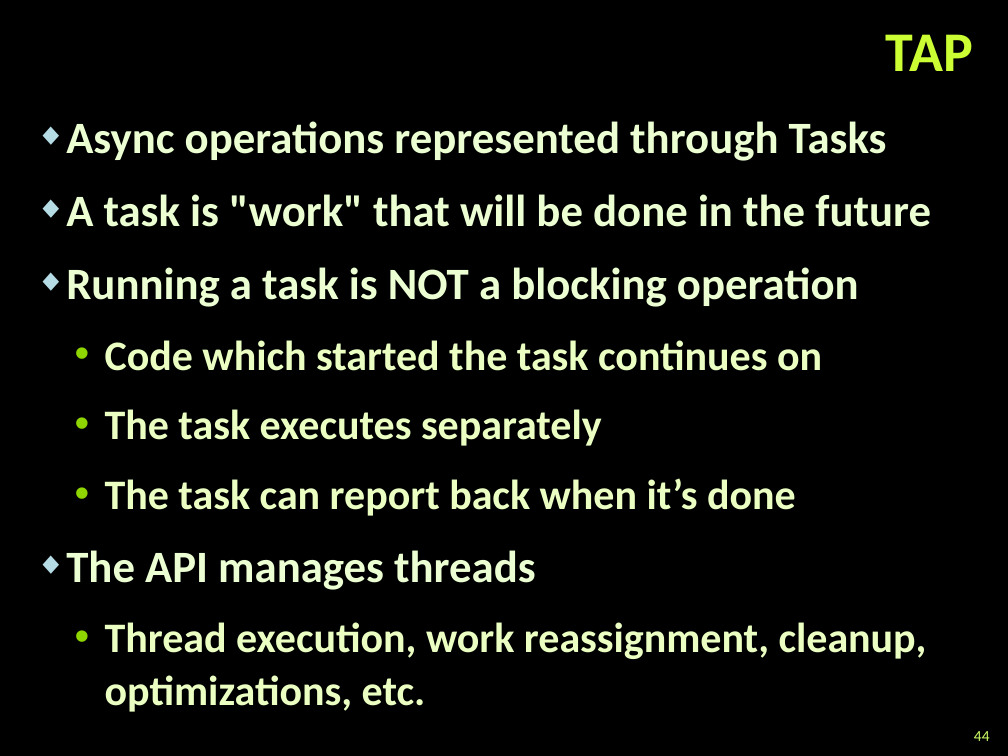
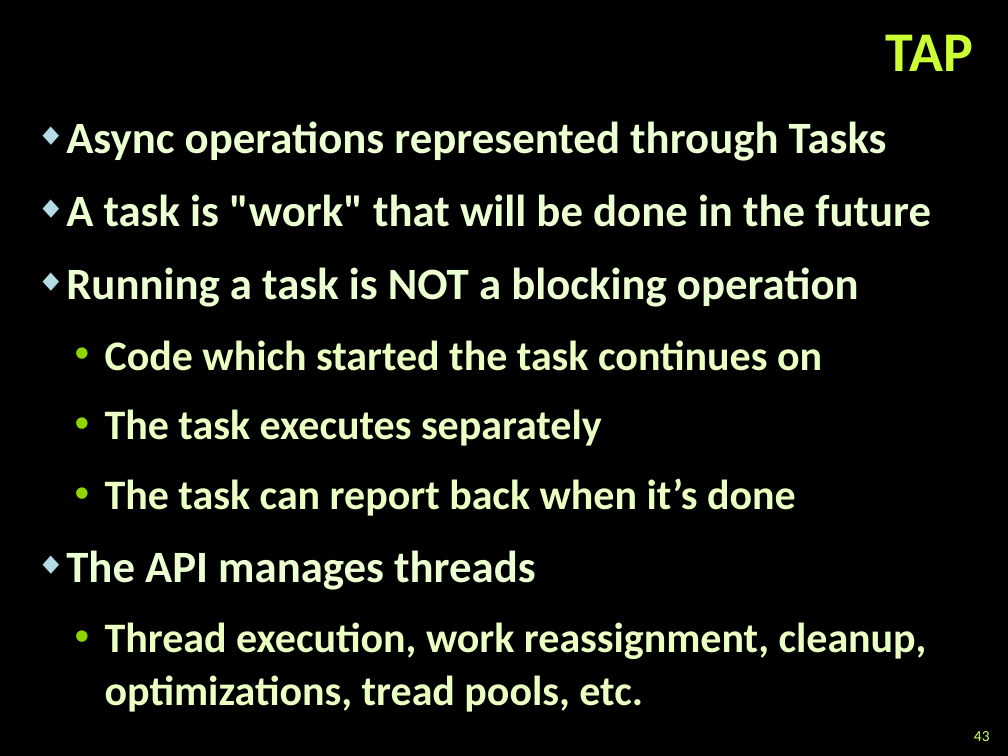
Before and after one commit to TelerikAcademy/Windows-Applications, a slide deck: slide 43 of 14. Asynchronous-Programming-in-CSharp/Asynchronous Programming in CSharp.pptx (slide 44 before the commit). Drawn at 1008x756 pixels with LibreOffice and Linux fonts; fonts in the diff are those of the drawing; background and template pictures are left out. Boxes give left, top, right and bottom in pixels: in the first picture for what was removed or moved away, otherwise in the second. Text is boxed around its words. In the diff, an @@ line names an element or a change of style, - is before the commit and + after.

```diff
--- a/14. Asynchronous-Programming-in-CSharp/Asynchronous Programming in CSharp.pptx
+++ b/14. Asynchronous-Programming-in-CSharp/Asynchronous Programming in CSharp.pptx
@@ text at box(105, 622, 927, 712): text changed @@
-  • Thread execution, work reassignment, cleanup, optimizations, etc.
+  • Thread execution, work reassignment, cleanup, optimizations, tread pools, etc.
@@ page number at box(974, 731, 990, 741): text changed @@
-44
+43
```
Also in this commit, not shown: 34 other slides changed, 3 slides removed, 35 other files.
